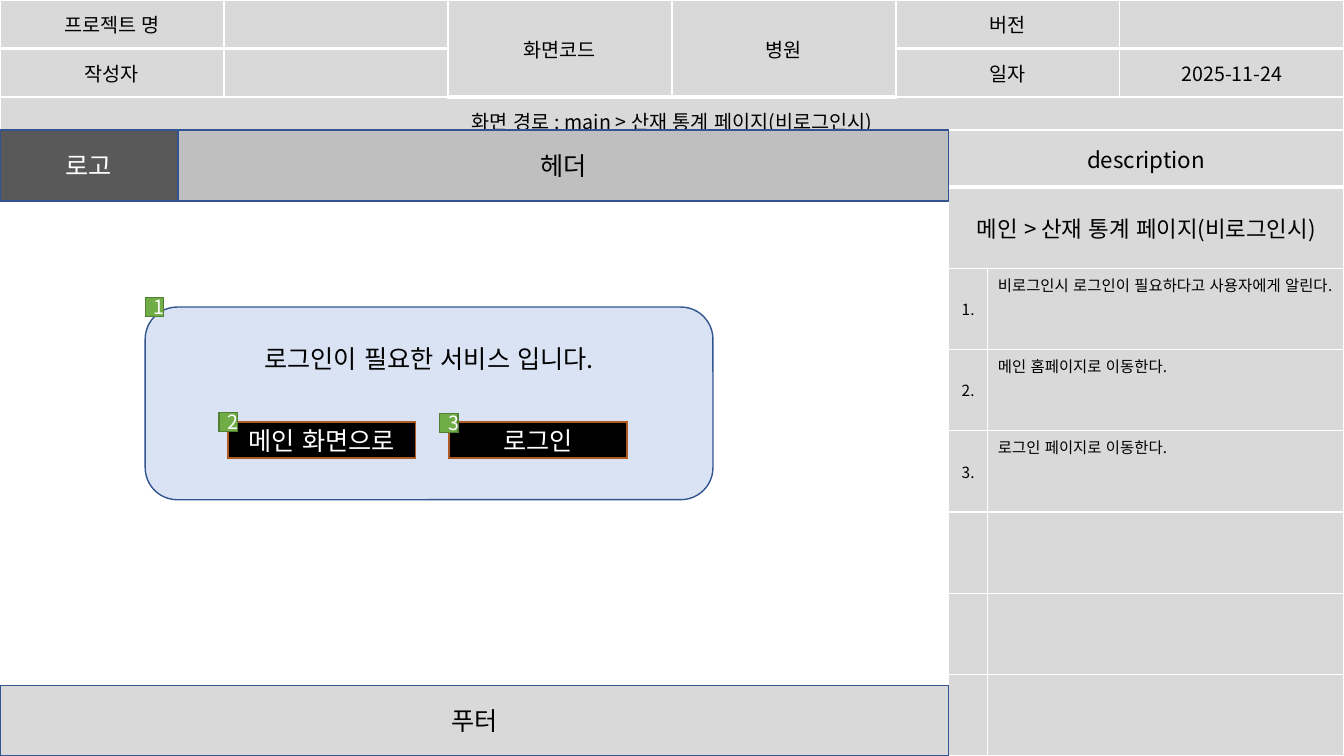
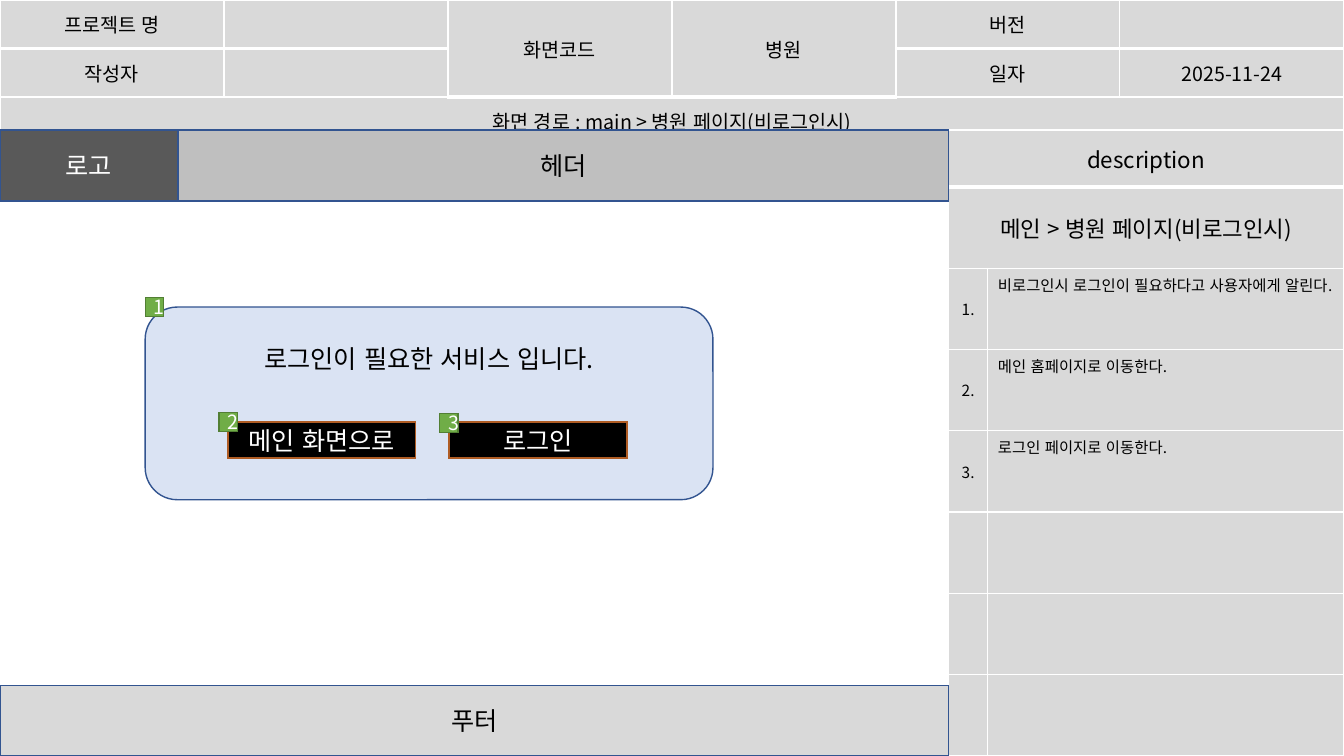
Before and after one commit to imyongchan/source, a slide deck: slide 10 of 스토리보드- 11.20/스토리보드_종합중.pptx (slide 11 before the commit). Drawn at 1344x756 pixels with LibreOffice and Linux fonts; fonts in the diff are those of the drawing. Boxes give left, top, right and bottom in pixels: in the first picture for what was removed or moved away, otherwise in the second. Text is boxed around its words. In the diff, an @@ line names an element or a change of style, - is before the commit and + after.

Commit message:
11/27 산재통계부분 수정

```diff
--- a/스토리보드- 11.20/스토리보드_종합중.pptx
+++ b/스토리보드- 11.20/스토리보드_종합중.pptx
@@ table at (x1=0, y1=0, x2=1343, y2=153) @@
-row 3, column 1: 화면 경로 : main > 산재 통계 페이지(비로그인시)
+row 3, column 1: 화면 경로 : main > 병원 페이지(비로그인시)
@@ table at (x1=949, y1=130, x2=1344, y2=756) @@
-row 2, column 1: 메인 > 산재 통계 페이지(비로그인시)
+row 2, column 1: 메인 > 병원 페이지(비로그인시)
```
Also in this commit, not shown: 10 other slides changed, 3 slides added, 20 slides removed.
